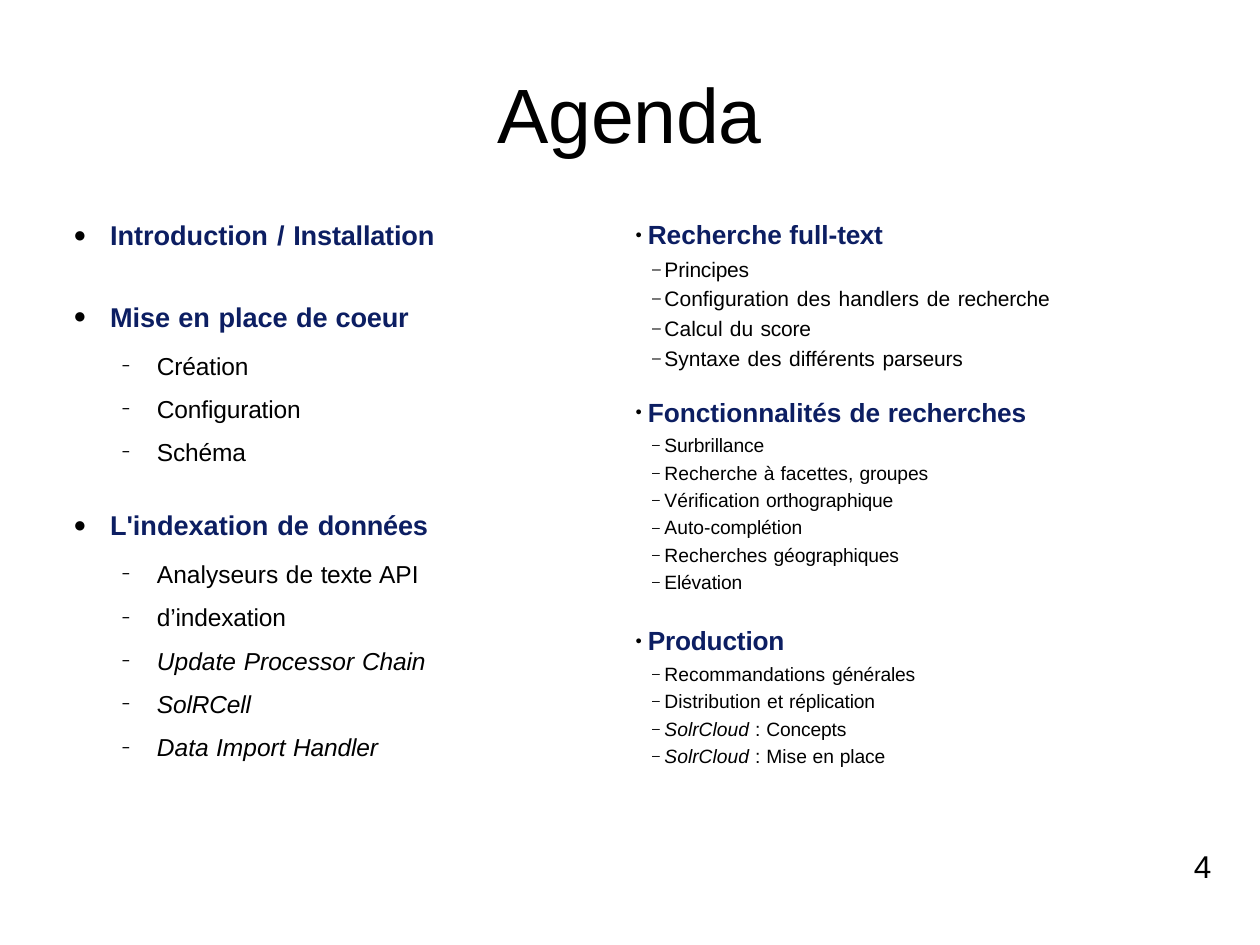
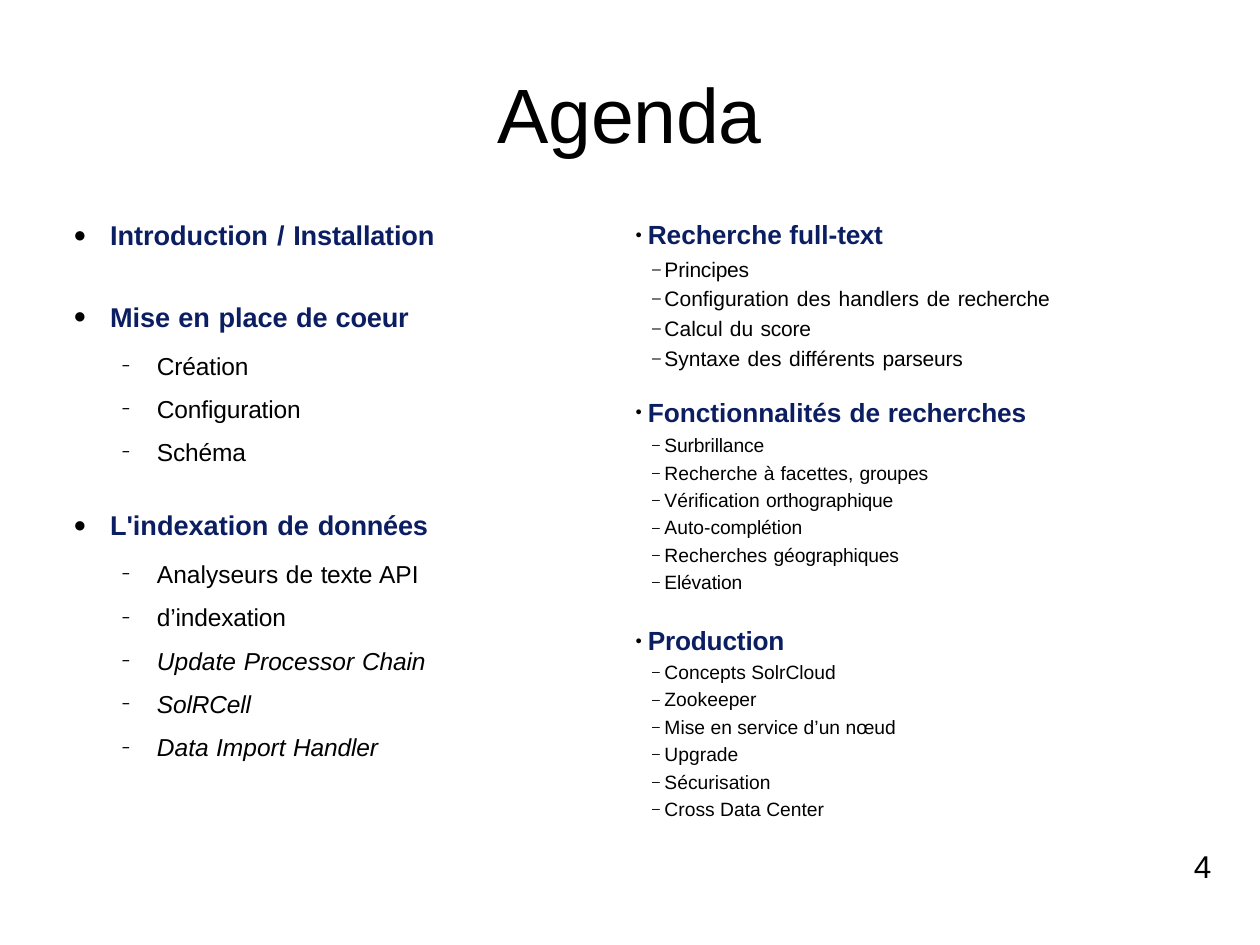
Before and after one commit to dthibau/solr, a slide deck: slide 3 of SolR.odp. Drawn at 1260x945 pixels with LibreOffice and Linux fonts; fonts in the diff are those of the drawing. Boxes give left, top, right and bottom in pixels: in the first picture for what was removed or moved away, otherwise in the second. Text is boxed around its words. In the diff, an @@ line names an element or a change of style, - is before the commit and + after.

```diff
--- a/SolR.odp
+++ b/SolR.odp
@@ text at (664,665,896,817): text changed @@
-  – Recommandations générales
-  – Distribution et réplication
-  – SolrCloud : Concepts
-  – SolrCloud : Mise en place
+  – Concepts SolrCloud
+  – Zookeeper
+  – Mise en service d’un nœud
+  – Upgrade
+  – Sécurisation
+  – Cross Data Center
```
Also in this commit, not shown: 32 other slides changed, 3 slides added, 2 slides removed, 3 other files.
